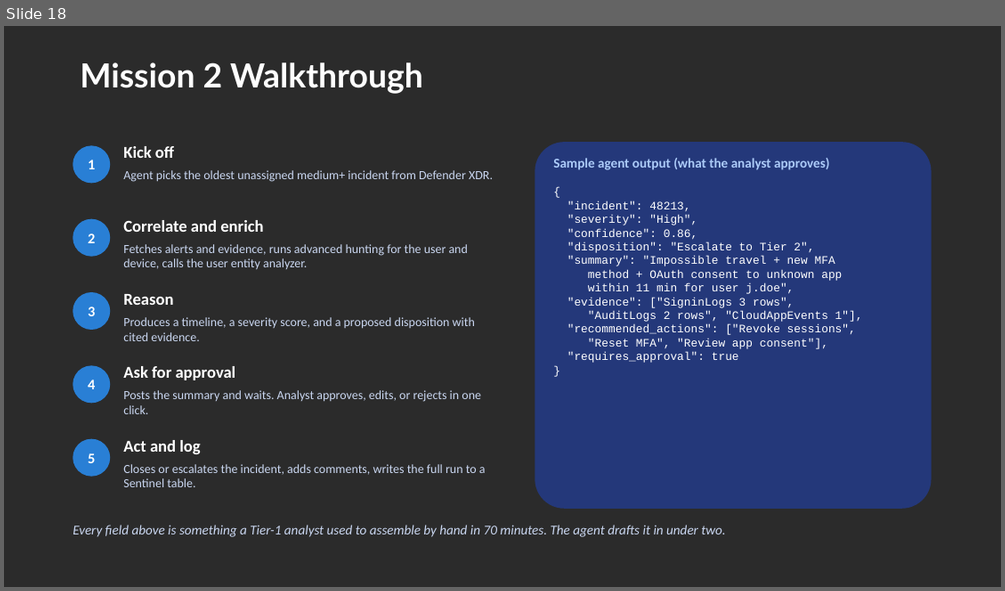
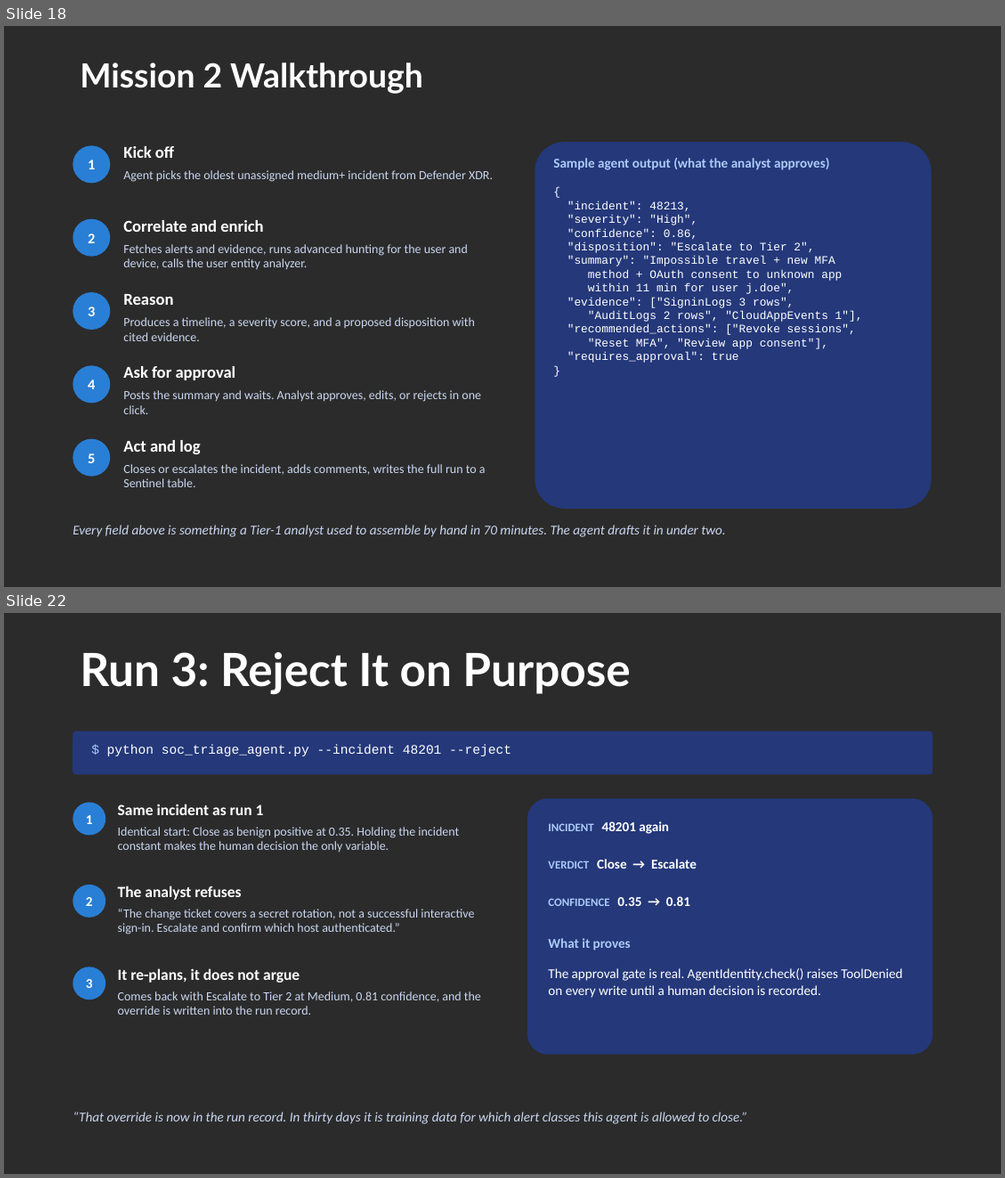
Before and after one commit to rod-trent/MMSMOA, a slide deck: SlideDecks/Empowering SOC Teams - MMS Midway 2026.pptx. Shown one above the other, each under a label of ours: slide 18 before the commit, slides 18 and 22 after it; the slides between them are not shown. The pictures are 1005x591 and 1005x1178 pixels, drawn with LibreOffice and Linux fonts; fonts in the diff are those of the drawing; background and template pictures are left out; a plain dark background stands for a picture behind light text. Boxes give left, top, right and bottom in pixels: in the first picture for what was removed or moved away, otherwise in the second. Text is boxed around its words. In the diff, an @@ line names an element or a change of style, - is before the commit and + after.

```diff
--- a/SlideDecks/Empowering SOC Teams - MMS Midway 2026.pptx
+++ b/SlideDecks/Empowering SOC Teams - MMS Midway 2026.pptx
@@ slide 22 added at <box>4,613,1001,1174</box>, background picture (left out) @@
@@ title added at <box>80,652,630,694</box>, 44 pt, text #FFFFFF, bold @@
+Run 3: Reject It on Purpose
@@ rounded rectangle added at <box>73,731,933,774</box>, fill #24387A @@
@@ text added at <box>107,744,511,756</box>, 12.5 pt, text #FFFFFF @@
+$ python soc_triage_agent.py --incident 48201 --reject
@@ rounded rectangle added at <box>527,798,933,1054</box>, fill #24387A @@
@@ ellipse added at <box>73,803,105,835</box>, fill #297FD5, 13 pt, text #FFFFFF, bold @@
+1
@@ text added at <box>118,803,264,815</box>, 15 pt, text #FFFFFF, bold @@
+Same incident as run 1
@@ text added at <box>548,821,669,834</box>, 13 pt, text #FFFFFF, bold @@
+INCIDENT 48201 again
@@ text added at <box>118,827,459,852</box>, 12 pt, text #C9D6F0 @@
+Identical start: Close as benign positive at 0.35. Holding the incident constant makes the human decision the only variable.
@@ text added at <box>548,859,696,868</box>, 13 pt, text #FFFFFF, bold @@
+VERDICT Close → Escalate
@@ ellipse added at <box>73,884,105,917</box>, fill #297FD5, 13 pt, text #FFFFFF, bold @@
+2
@@ text added at <box>118,885,241,900</box>, 15 pt, text #FFFFFF, bold @@
+The analyst refuses
@@ text added at <box>548,896,690,906</box>, 11 pt, text #ACCBF9, bold @@
+CONFIDENCE 0.35 → 0.81
@@ text added at <box>118,908,474,934</box>, 12 pt, text #C9D6F0 @@
+“The change ticket covers a secret rotation, not a successful interactive sign-in. Escalate and confirm which host authenticated.”
@@ text added at <box>548,938,631,950</box>, 13 pt, text #ACCBF9, bold @@
+What it proves
@@ ellipse added at <box>73,966,105,999</box>, fill #297FD5, 13 pt, text #FFFFFF, bold @@
+3
@@ text added at <box>118,968,299,982</box>, 15 pt, text #FFFFFF, bold @@
+It re-plans, it does not argue
@@ text added at <box>548,968,902,997</box>, 13 pt, text #FFFFFF @@
+The approval gate is real. AgentIdentity.check() raises ToolDenied on every write until a human decision is recorded.
@@ text added at <box>118,991,481,1014</box>, 12 pt, text #C9D6F0 @@
+Comes back with Escalate to Tier 2 at Medium, 0.81 confidence, and the override is written into the run record.
@@ text added at <box>73,1111,748,1124</box>, 13 pt, text #C9D6F0, italic @@
+“That override is now in the run record. In thirty days it is training data for which alert classes this agent is allowed to close.”
```
Also in this commit, not shown: 4 other slides added, 34 other files.
